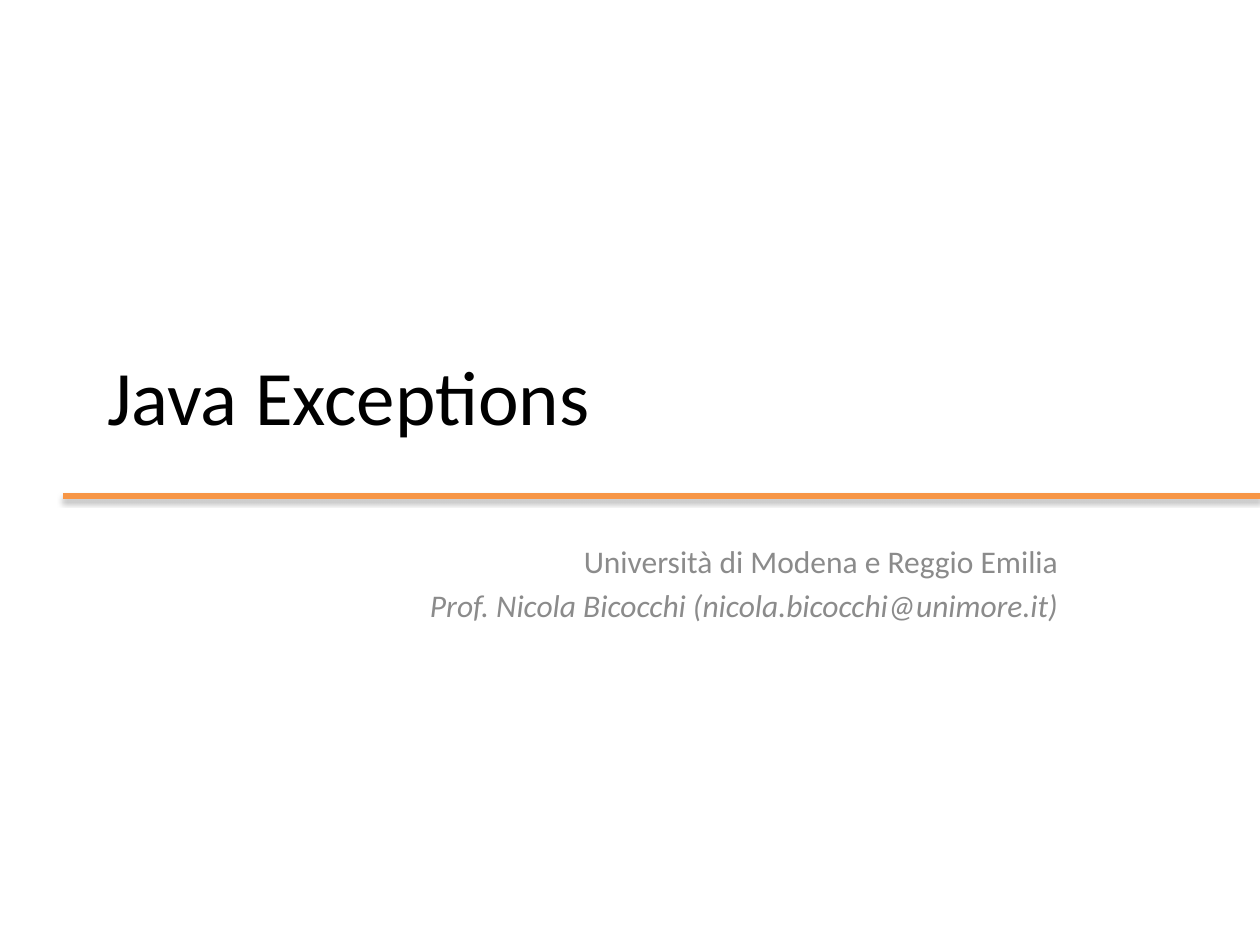
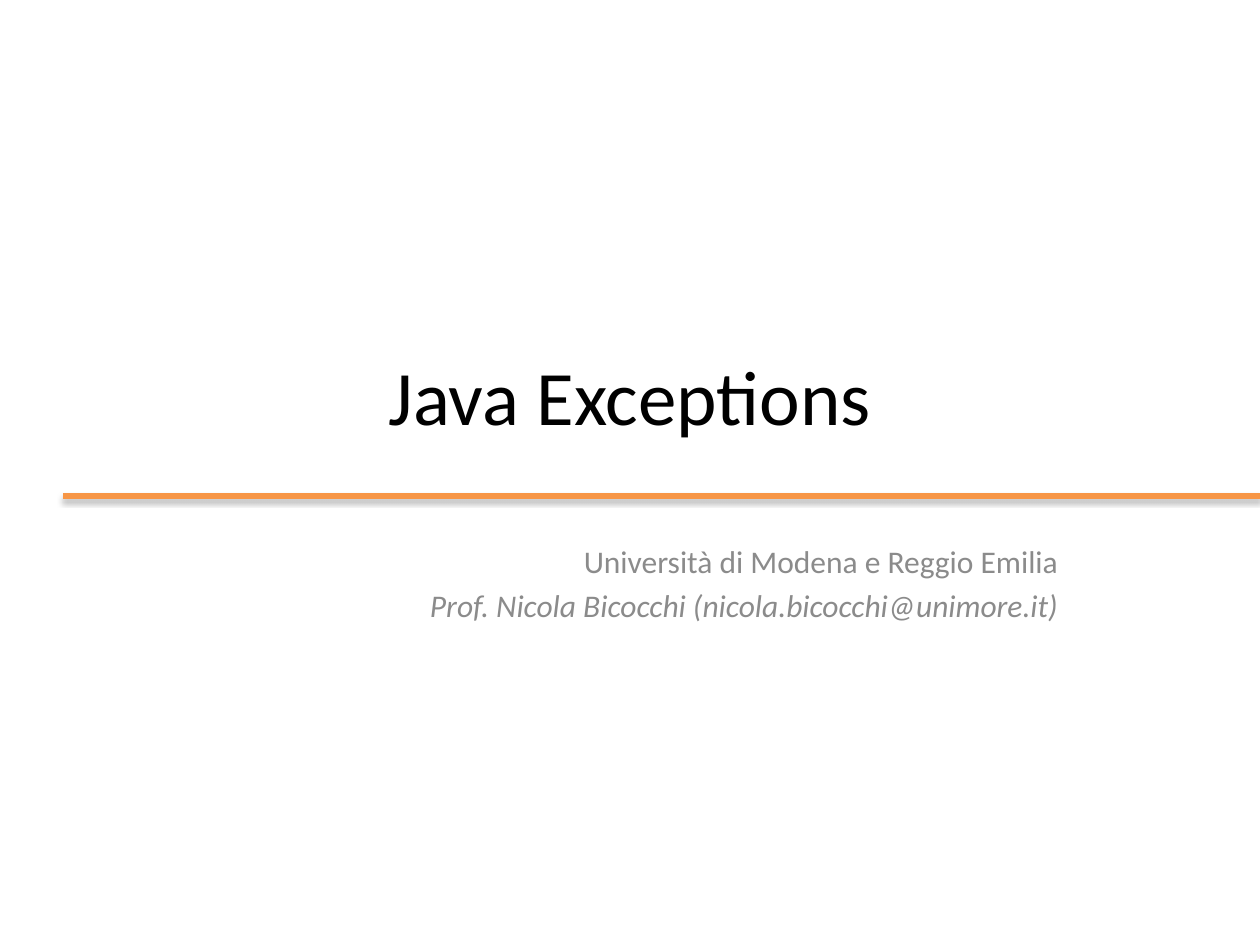
Before and after one commit to plctechnician/ooprogramming, a slide deck: slide 1 of java/slides/ppt/07 - Java Exceptions.pptx. Drawn at 1260x945 pixels with LibreOffice and Linux fonts; fonts in the diff are those of the drawing; background and template pictures are left out. Boxes give left, top, right and bottom in pixels: in the first picture for what was removed or moved away, otherwise in the second. Text is boxed around its words. In the diff, an @@ line names an element or a change of style, - is before the commit and + after.

```diff
--- a/java/slides/ppt/07 - Java Exceptions.pptx
+++ b/java/slides/ppt/07 - Java Exceptions.pptx
@@ title "Java Exceptions" at (x1=389, y1=371, x2=871, y2=438): alignment left to centre @@
```
Also in this commit, not shown: 15 other files.
